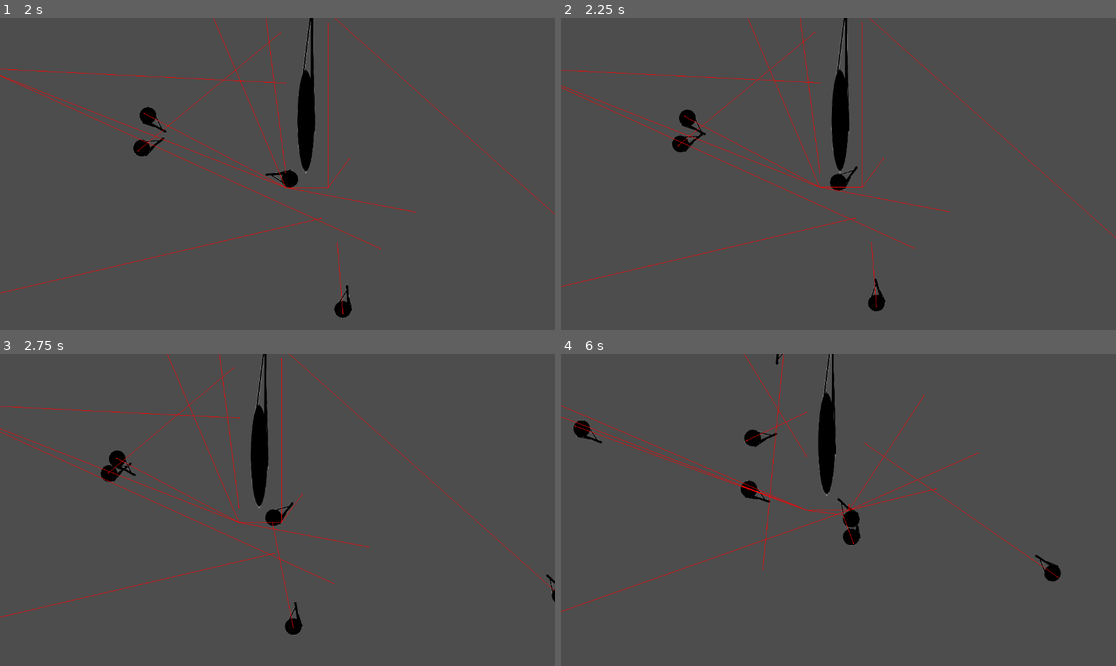
Above: before the commit, frames 1-4 (two rows, left to right).
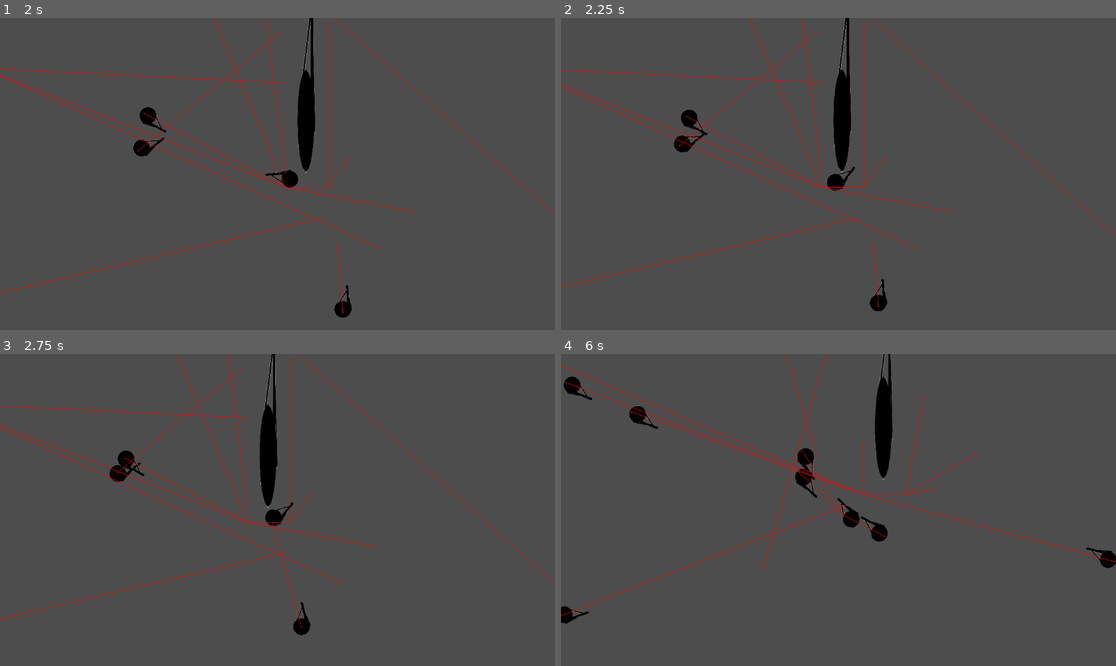
Above: after the commit, the same moments.

Repository: RealBenjo/Dead-Deal
Game: Godot game, scene res://scenes/levels/outside.tscn
The game is run twice, just before and just after one commit, with the same random seed, the same clock (stepped at 60 frames per second) and the same inputs.
Inputs (mouse positions are in pixels of both pictures, inside the frame that each line leads up to):
- Up to frame 1 (2 s): tap Enter at 0.5 s; move the mouse to (399, 158) at 0.52 s; press the mouse at (399, 158) at 0.53 s; hold D (right) 0.53-1.28 s; move the mouse to (166, 189) at 1.27 s; release the mouse at (166, 189) at 1.28 s; hold S (down) from 1.28 s (still down); right-click (166, 189) at 1.35 s
- Up to frame 2 (2.25 s): move the mouse to (894, 105) at 2.02 s; release S (down) at 2.03 s; hold D (right) from 2.03 s (still down); hold C (state_toggle) from 2.03 s (still down)
- Up to frame 3 (2.75 s): keep holding D (right); keep holding C (state_toggle)
- Up to frame 4 (6 s): move the mouse to (810, 572) at 2.77 s; release D (right) at 2.78 s; release C (state_toggle) at 2.78 s; hold W (up) 2.78-3.53 s; click (810, 572) at 2.85 s; move the mouse to (1005, 556) at 3.52 s; hold Right mouse button (secondary_action) 3.53-4.28 s; hold A (left) 3.53-5.03 s; move the mouse to (672, 463) at 4.27 s; tap C (state_toggle) at 4.35 s; move the mouse to (866, 510) at 5.02 s; press the mouse at (866, 510) at 5.03 s; hold S (down) 5.03-5.78 s; move the mouse to (755, 432) at 5.77 s; release the mouse at (755, 432) at 5.78 s; hold D (right) from 5.78 s (still down); right-click (755, 432) at 5.85 s

Frame 1 is identical in both runs. In frame 2, 2.7% of the frame differs, in the area x 0-100%, y 0-95%; in frame 3, 4.1%; in frame 4, 5.6%, in the area x 0-100%, y 0-87%.

Commit message:
faster state switching
player states switch faster now.
fascinating

Diff:
--- a/scenes/player/player.gd
+++ b/scenes/player/player.gd
@@ -16,7 +16,7 @@
 var can_emit_move_sound: bool = true
 
 # state vars
-@export var hold_threshold: float = 0.3  # seconds to count as a "hold"
+@export var hold_threshold: float = 0.1  # seconds to count as a "hold"
 enum state {STAND, CROUCH, PRONE}
 var current_state: state = state.STAND #TODO: load from save file
 var state_button_held_time: float = 0.0
